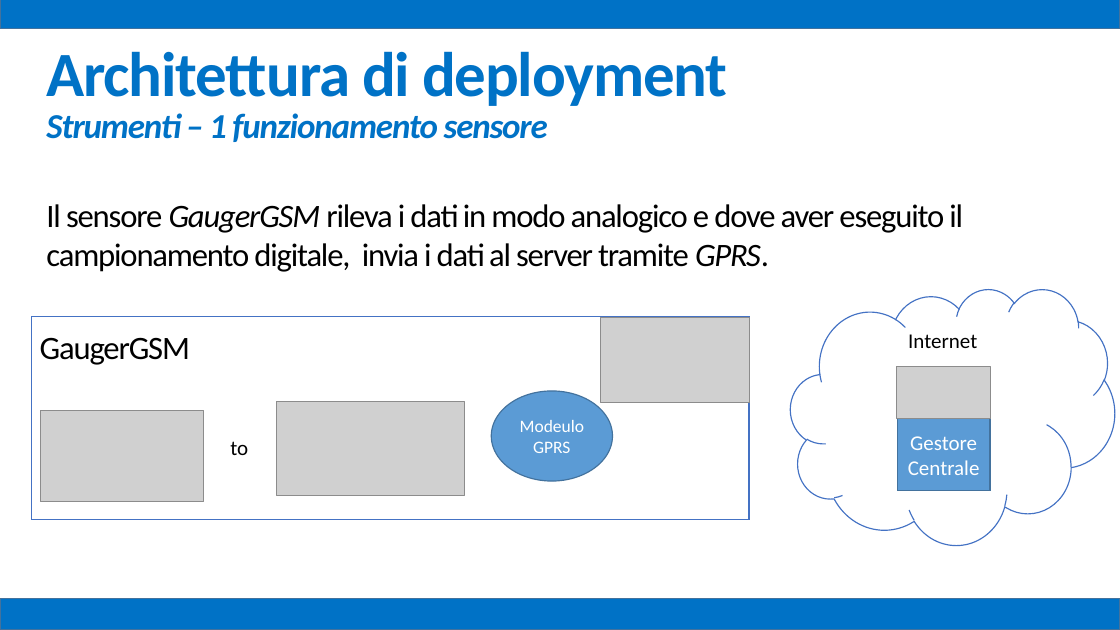
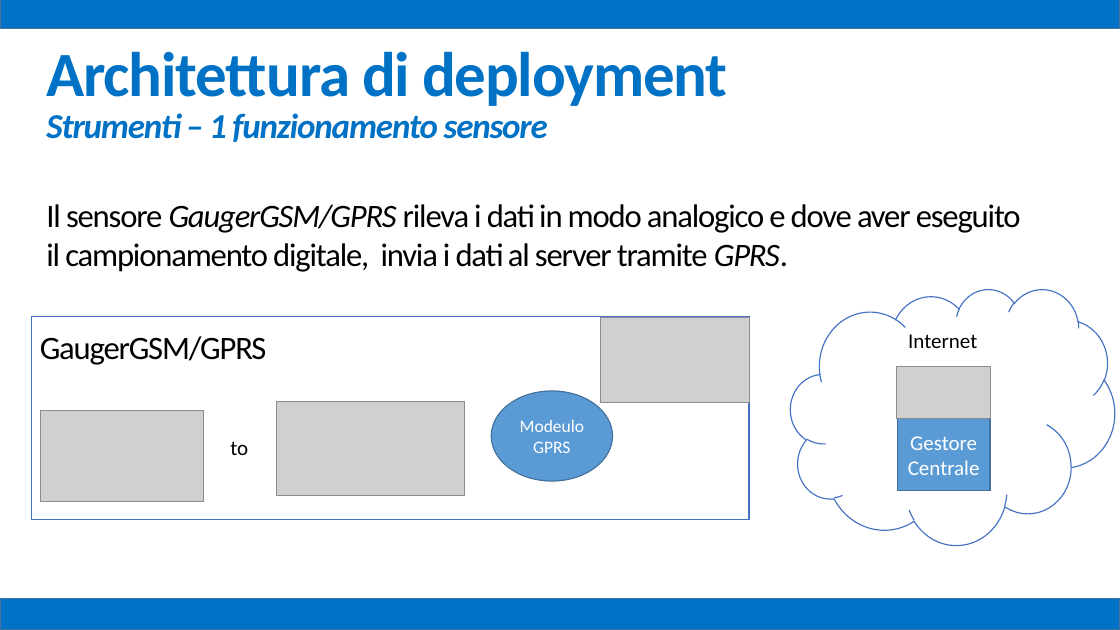
Before and after one commit to mz1991/ProgettoFebbraio2015, a slide deck: slide 41 of Febbraio 2015.pptx. Drawn at 1120x630 pixels with LibreOffice and Linux fonts; fonts in the diff are those of the drawing; grey boxes stand for pictures. Boxes give left, top, right and bottom in pixels: in the first picture for what was removed or moved away, otherwise in the second. Text is boxed around its words. In the diff, an @@ line names an element or a change of style, - is before the commit and + after.

```diff
--- a/Febbraio 2015.pptx
+++ b/Febbraio 2015.pptx
@@ text at [46,204,1021,272]: text changed @@
-Il sensore GaugerGSM rileva i dati in modo analogico e dove aver eseguito il campionamento digitale, invia i dati al server tramite GPRS.
+Il sensore GaugerGSM/GPRS rileva i dati in modo analogico e dove aver eseguito il campionamento digitale, invia i dati al server tramite GPRS.
@@ text at [40,336,267,365]: text changed @@
-GaugerGSM
+GaugerGSM/GPRS
```
Also in this commit, not shown: 12 other slides changed, 5 other files.
